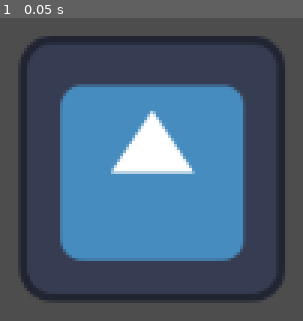
Above: before the commit, frame 1.
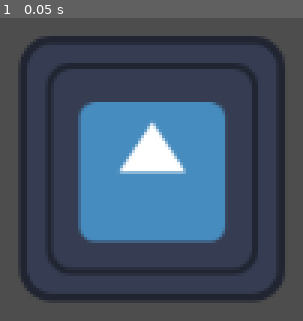
Above: after the commit, the same moment.

Repository: craigmjohnston/ld55
Game: Godot game, scene res://node_2d.tscn
The game is run twice, just before and just after one commit, with the same random seed, the same clock (stepped at 60 frames per second) and the same inputs. The engine's default icon, where the game draws it, is replaced by a stand-in: a white triangle on a blue panel in a dark square.
Inputs:
- Up to frame 1 (0.05 s): no input

The runs differ from the first frame. In frame 1, 19% of the frame differs, in the area x 15-86%, y 14-85%.

Commit message:
Tile entity
Closes LD55-2

Diff:
--- /dev/null
+++ b/Tile.gd
@@ -0,0 +1,13 @@
+extends Sprite2D
+
+@onready var icon = $Icon
+
+# Called when the node enters the scene tree for the first time.
+func _ready():
+	print_debug(icon)
+	pass # Replace with function body.
+
+
+# Called every frame. 'delta' is the elapsed time since the previous frame.
+func _process(_delta):
+	pass
--- a/node_2d.tscn
+++ b/node_2d.tscn
@@ -1,9 +1,12 @@
-[gd_scene load_steps=2 format=3 uid="uid://cc4awbml225ro"]
+[gd_scene load_steps=3 format=3 uid="uid://cc4awbml225ro"]
 
 [ext_resource type="Texture2D" uid="uid://bypp2iy7xlexv" path="res://icon.svg" id="1_hhs6p"]
+[ext_resource type="PackedScene" uid="uid://d4eg4gfrvwvoq" path="res://tile.tscn" id="1_msytn"]
 
 [node name="Node2D" type="Node2D"]
 
-[node name="Sprite2D" type="Sprite2D" parent="."]
-position = Vector2(562, 338)
+[node name="Tile" parent="." instance=ExtResource("1_msytn")]
+
+[node name="Icon" type="Sprite2D" parent="Tile"]
+scale = Vector2(0.8, 0.8)
 texture = ExtResource("1_hhs6p")
--- /dev/null
+++ b/tile.tscn
@@ -0,0 +1,9 @@
+[gd_scene load_steps=3 format=3 uid="uid://d4eg4gfrvwvoq"]
+
+[ext_resource type="Texture2D" uid="uid://bypp2iy7xlexv" path="res://icon.svg" id="1_30w2j"]
+[ext_resource type="Script" path="res://Tile.gd" id="2_lq5g5"]
+
+[node name="Tile" type="Sprite2D"]
+position = Vector2(562, 338)
+texture = ExtResource("1_30w2j")
+script = ExtResource("2_lq5g5")
